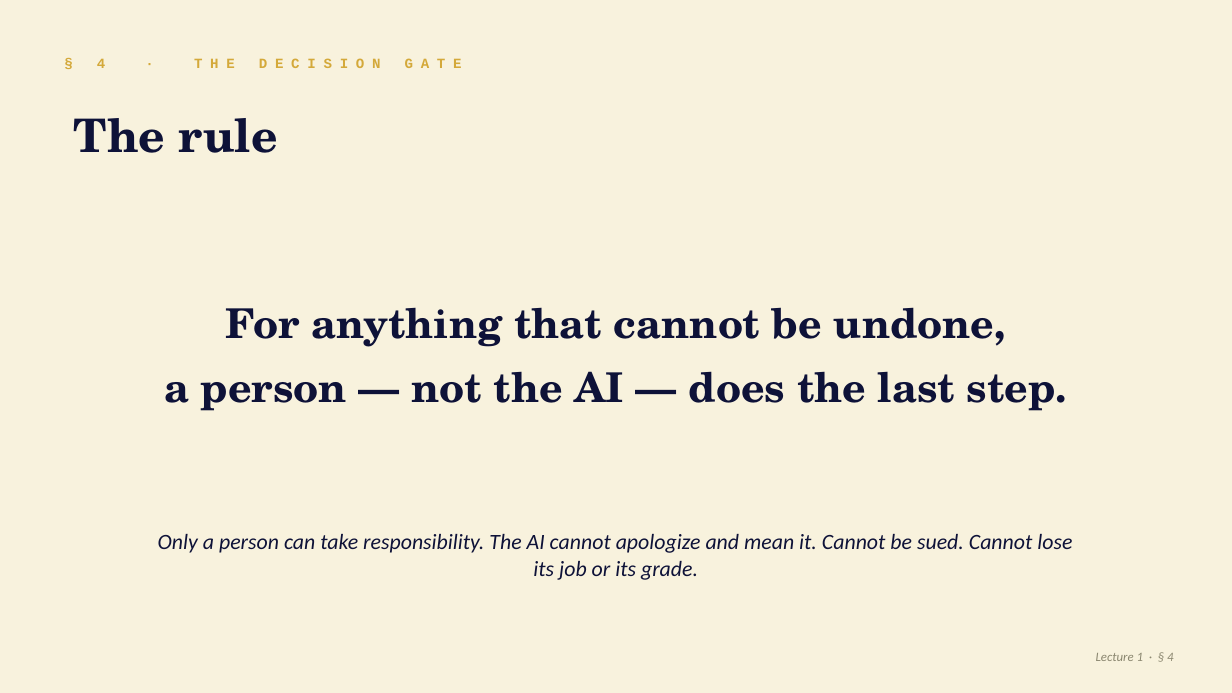
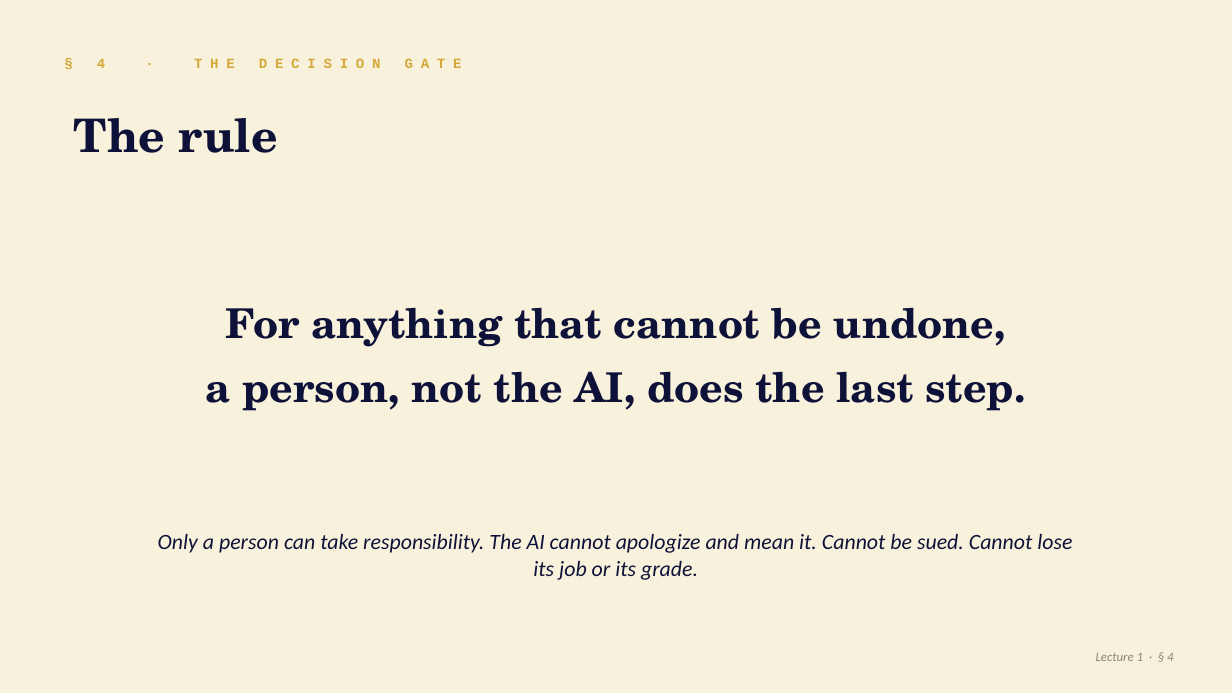
Before and after one commit to DerekSleepfield/webs-aight, a slide deck: slide 15 of assets/introduction-to-bobology.pptx. Drawn at 1232x693 pixels with LibreOffice and Linux fonts; fonts in the diff are those of the drawing. Boxes give left, top, right and bottom in pixels: in the first picture for what was removed or moved away, otherwise in the second. Text is boxed around its words. In the diff, an @@ line names an element or a change of style, - is before the commit and + after.

Commit message:
bobology lecture 1: deck audit + Lecture/Lesson reconciliation
assets/introduction-to-bobology.pptx + .pdf:
- Fixed "Bobbology" -> "Bobology" typo on slide 1 title (one-B
  discipline rule); kicker stayed "BOBOLOGY".
- Cleaned 8 splice em-dashes across slides 3, 5, 6, 9, 13, 15.
  Decision Gate headline on slide 15 now uses commas, not em-dashes,
  around "not the AI". Visual weight preserved.
- Synced slide 8 (How an Eko Works) prose with the cleaned L1.html
  Science section: varied openers across 4 bullets to break up the
  "It is... It is... It has..." anaphora pile-up.
- Synced slide 12 (memory) bullet 3: em-dash splice replaced with
  two clean sentences matching the lesson's voice.
- PDF regenerated via LibreOffice from the edited pptx.

introduction-to-bobology.html:
- Renamed "Lecture I" -> "Lesson 1" in browser title, kicker, and
  both colophons. Long-form lessons now consistently use "Lesson N"
  (matching L2-L5); slide deck retains "Lecture N" branding.
- Browser title format brought into line with L3-L5 pattern:
  "Lesson 1: Introduction to Bobology - Derek Wakefield".
- "Subsequent lectures" -> "Subsequent lessons" in the Science
  colophon for the same reason.

presentations/bobology/2026-05-09-introduction-to-bobology.qmd:
- Em-dash splice in description -> colon.

```diff
--- a/assets/introduction-to-bobology.pptx
+++ b/assets/introduction-to-bobology.pptx
@@ text at (205, 371, 1025, 411): text changed @@
-a person — not the AI — does the last step.
+a person, not the AI, does the last step.
```
Also in this commit, not shown: 8 other slides changed, 3 other files.
